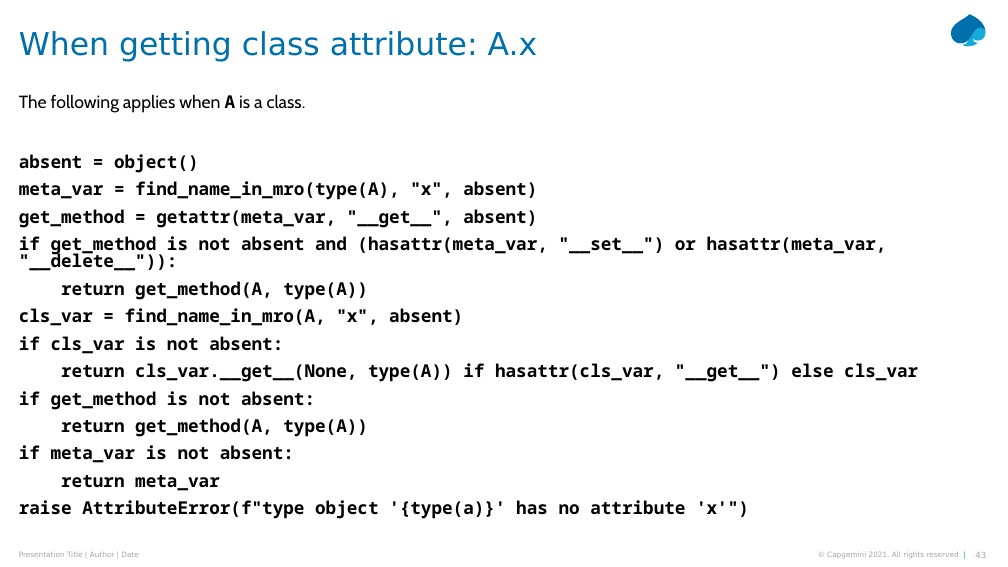
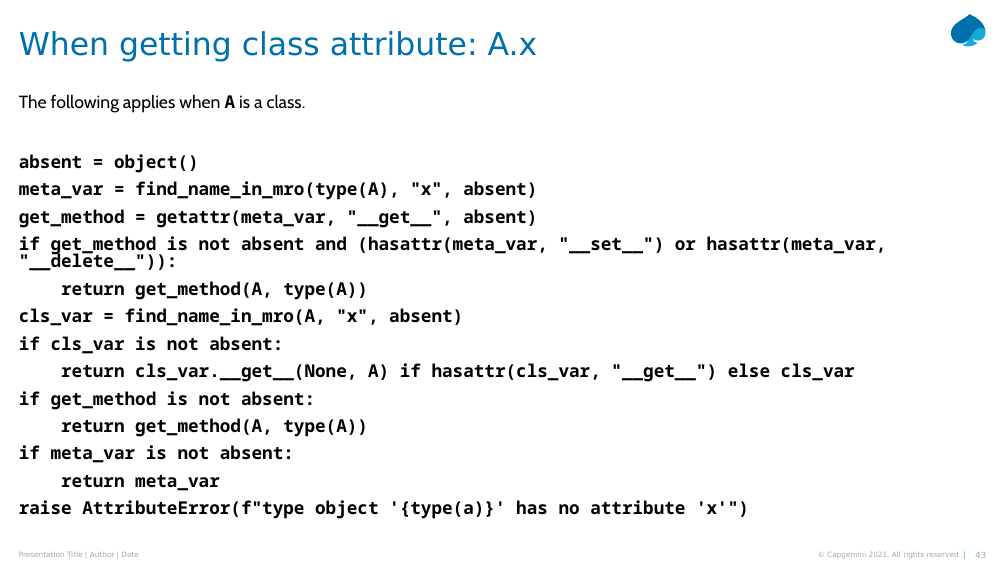
Before and after one commit to Python-Masterclass/Descriptors, a slide deck: slide 43 of Masterclass-6-descriptors.pptx. Drawn at 1008x567 pixels with LibreOffice and Linux fonts; fonts in the diff are those of the drawing. Boxes give left, top, right and bottom in pixels: in the first picture for what was removed or moved away, otherwise in the second. Text is boxed around its words. In the diff, an @@ line names an element or a change of style, - is before the commit and + after.

```diff
--- a/Masterclass-6-descriptors.pptx
+++ b/Masterclass-6-descriptors.pptx
@@ text at [61,363,855,382]: text changed @@
-return cls_var.__get__(None, type(A)) if hasattr(cls_var, "__get__") else cls_var
+return cls_var.__get__(None, A) if hasattr(cls_var, "__get__") else cls_var
```
Also in this commit, not shown: 1 other slide changed, 2 slides added, 2 other files.
